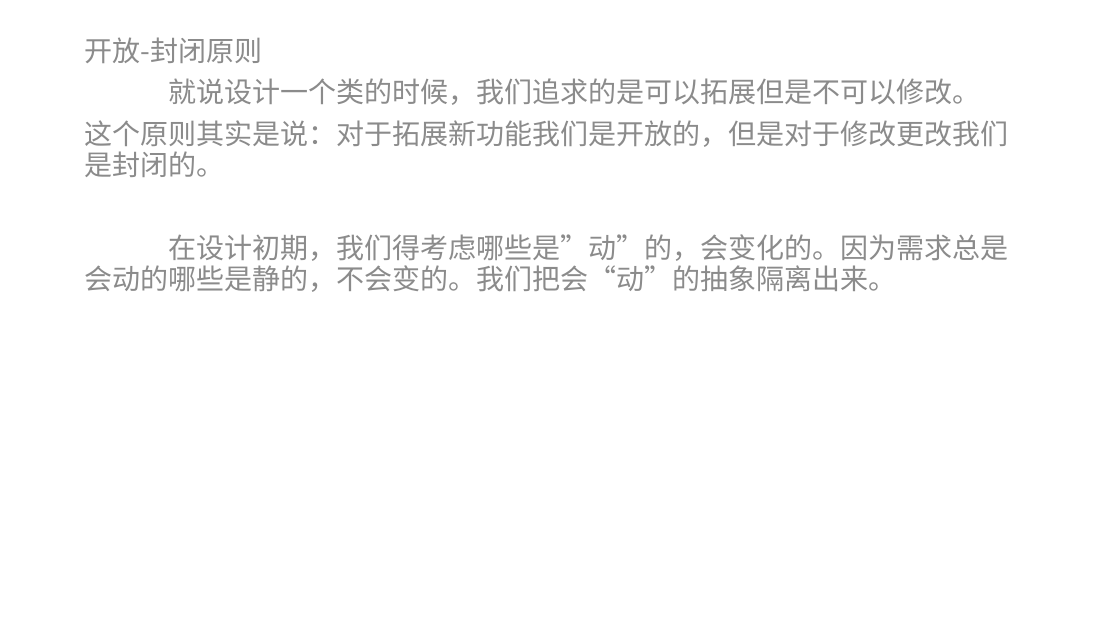
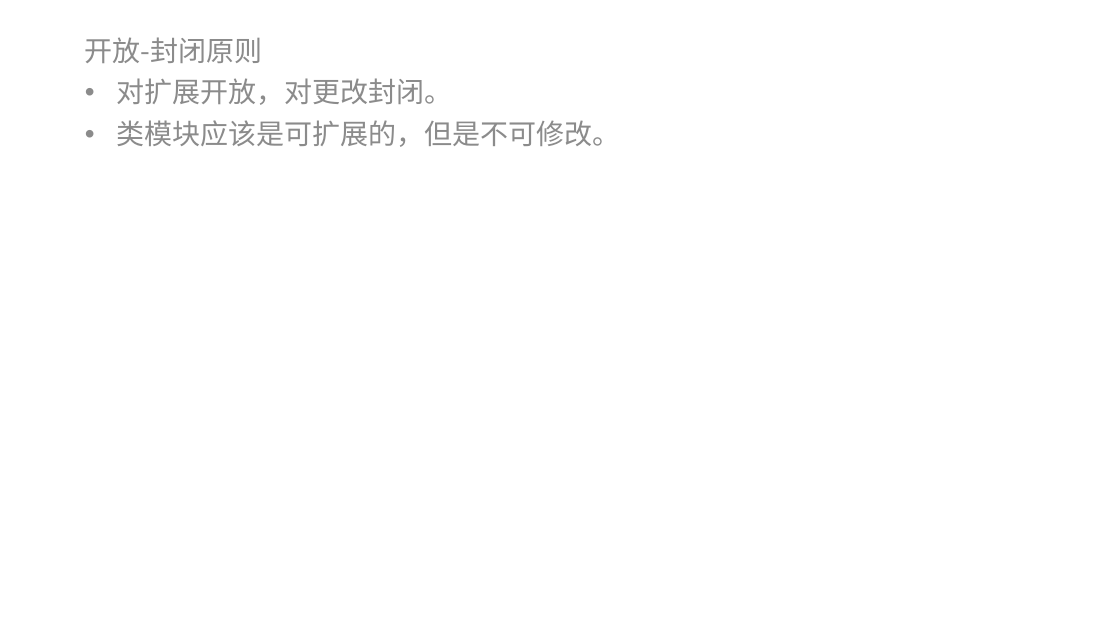
Before and after one commit to mshandle/GStar, a slide deck: slide 5 of Document/les2/les2.pptx (slide 3 before the commit). Drawn at 1120x630 pixels with LibreOffice and Linux fonts; fonts in the diff are those of the drawing. Boxes give left, top, right and bottom in pixels: in the first picture for what was removed or moved away, otherwise in the second. Text is boxed around its words. In the diff, an @@ line names an element or a change of style, - is before the commit and + after.

```diff
--- a/Document/les2/les2.pptx
+++ b/Document/les2/les2.pptx
@@ text at (116, 78, 620, 147): text changed @@
-就说设计一个类的时候，我们追求的是可以拓展但是不可以修改。
-这个原则其实是说：对于拓展新功能我们是开放的，但是对于修改更改我们是封闭的。
-在设计初期，我们得考虑哪些是”动”的，会变化的。因为需求总是会动的哪些是静的，不会变的。我们把会“动”的抽象隔离出来。
+• 对扩展开放，对更改封闭。
+• 类模块应该是可扩展的，但是不可修改。
```
Also in this commit, not shown: 3 other slides changed, 5 slides added, 3 slides removed, 9 other files.
